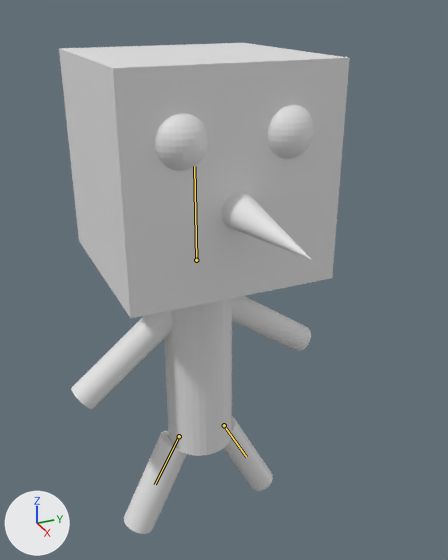
Before and after pictures for a commit that changed the FBX model DirectX/Assets/Model/Practice/MyModel.fbx.
One viewpoint serves both versions: a 50 mm lens placed at (5.54, -2.18, 6.06), pointed at (0.31, 0.17, 3.44). Lighting does not change. The marker at lower left points along +X, +Y and +Z. The bones that change are drawn over the model as lines.
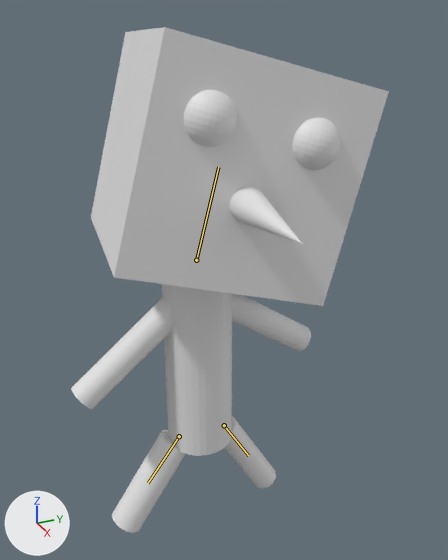
The newer file adds an action. The first version stands in its rest pose; the second is drawn at frame 31 of the action 'Armature|Idol'.

Pixel boxes [x1, y1, x2, y2] of what changed, in the pictures (448 x 560 px):
'Cube', posed
    before: [59, 43, 350, 318]
    after: [91, 27, 389, 306]
'Sphere', posed
    before: [155, 113, 209, 171]
    after: [184, 90, 237, 147]
'Cylinder.001', posed (16% wider)
    before: [124, 431, 187, 534]
    after: [112, 430, 185, 533]
'Sphere.001', posed
    before: [267, 105, 314, 159]
    after: [292, 117, 340, 170]
'Cone', posed (20% narrower, 13% shorter)
    before: [222, 193, 312, 260]
    after: [230, 186, 302, 244]
'Cylinder.002', posed
    before: [223, 416, 273, 491]
    after: [225, 416, 276, 488]
bone 'Head', root to tip
    before: (196, 260) to (194, 166)
    after: (196, 260) to (218, 167)
bone 'LeftLeg', root to tip
    before: (224, 425) to (246, 457)
    after: (224, 425) to (248, 455)
bone 'RightLeg', root to tip
    before: (179, 436) to (155, 484)
    after: (179, 436) to (148, 483)

The change in detail:
Bone 'Head' (bone_head) turns from (0, 0, 0) to (-16, -7, 4) degrees about its own x, y and z.
Bone 'LeftLeg' (bone_leftleg) turns from (0, 0, 0) to (3, 0, 0) degrees about its own x, y and z.
Bone 'RightLeg' (bone_rightleg) turns from (0, 0, 0) to (8, 0, 0) degrees about its own x, y and z.
